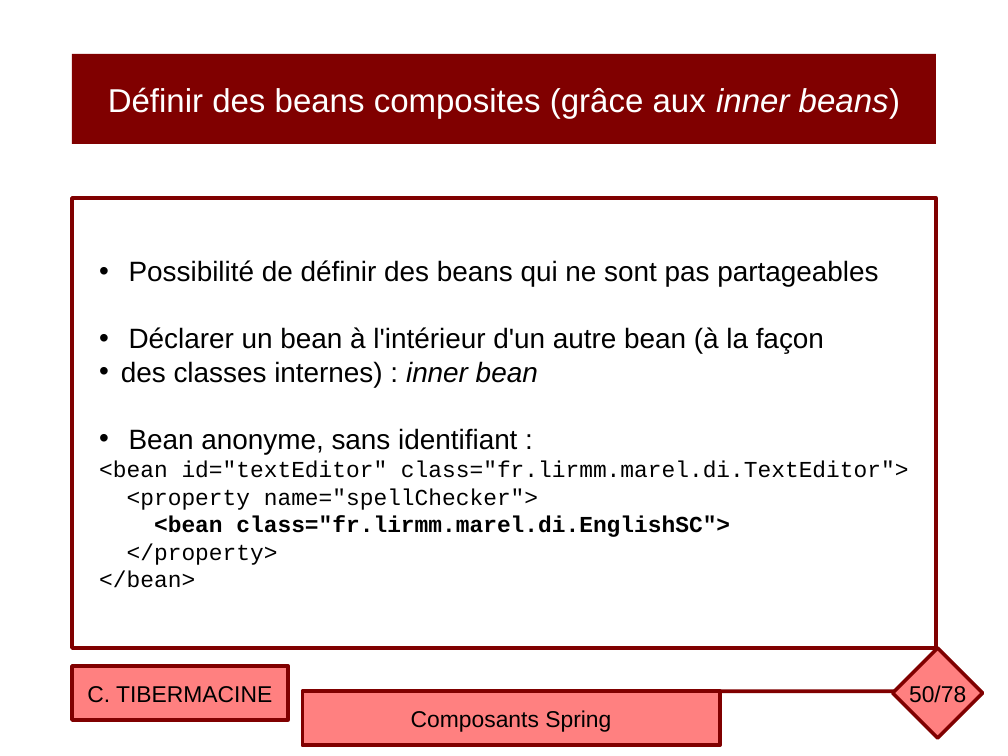
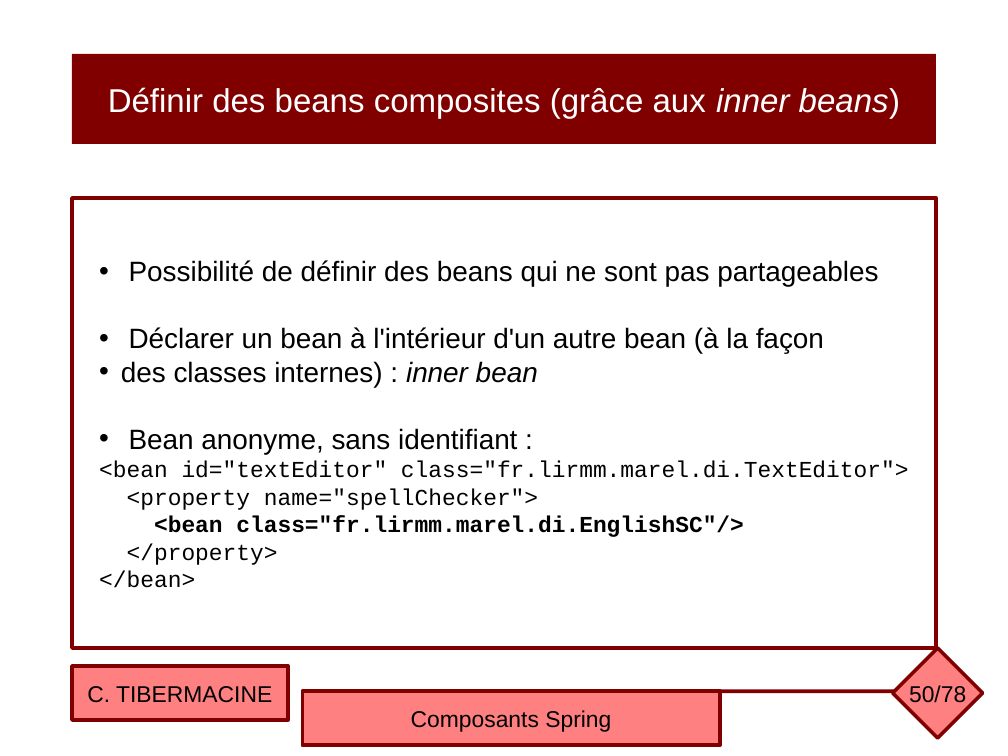
Before and after one commit to ctiber/composants, a slide deck: slide 50 of cours/cours2.odp. Drawn at 1008x756 pixels with LibreOffice and Linux fonts; fonts in the diff are those of the drawing. Boxes give left, top, right and bottom in pixels: in the first picture for what was removed or moved away, otherwise in the second. Text is boxed around its words. In the diff, an @@ line names an element or a change of style, - is before the commit and + after.

```diff
--- a/cours/cours2.odp
+++ b/cours/cours2.odp
@@ text in rectangle at [154,516,744,537]: text changed @@
-<bean class="fr.lirmm.marel.di.EnglishSC">
+<bean class="fr.lirmm.marel.di.EnglishSC"/>
```
Also in this commit, not shown: 5 other slides changed, 18 other files.
